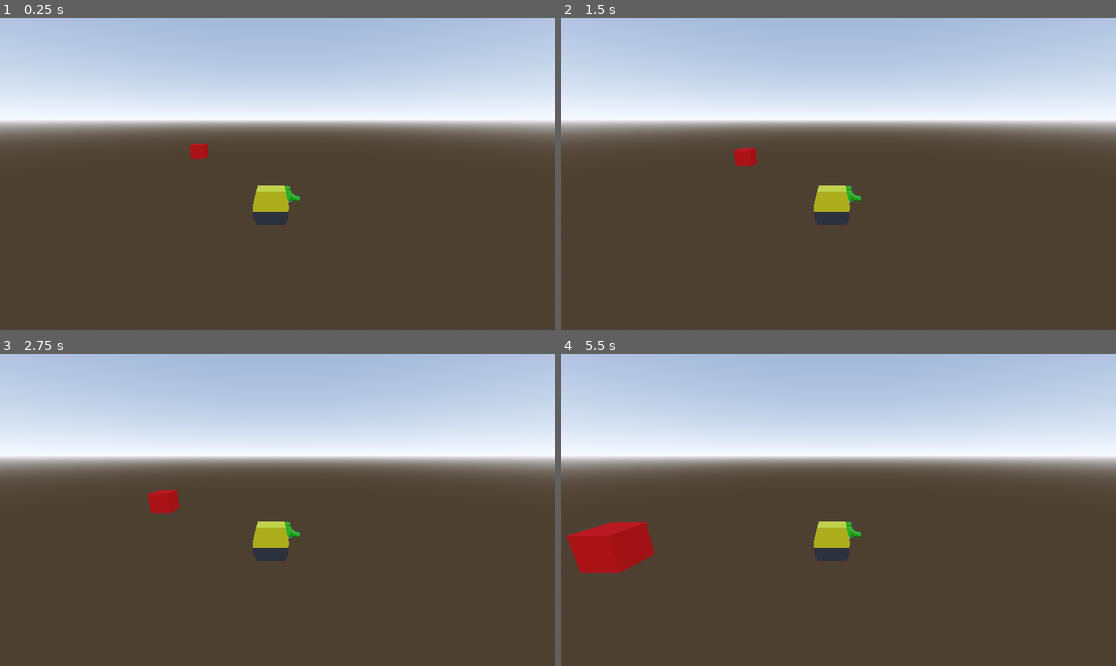
Above: before the commit, frames 1-4 (two rows, left to right).
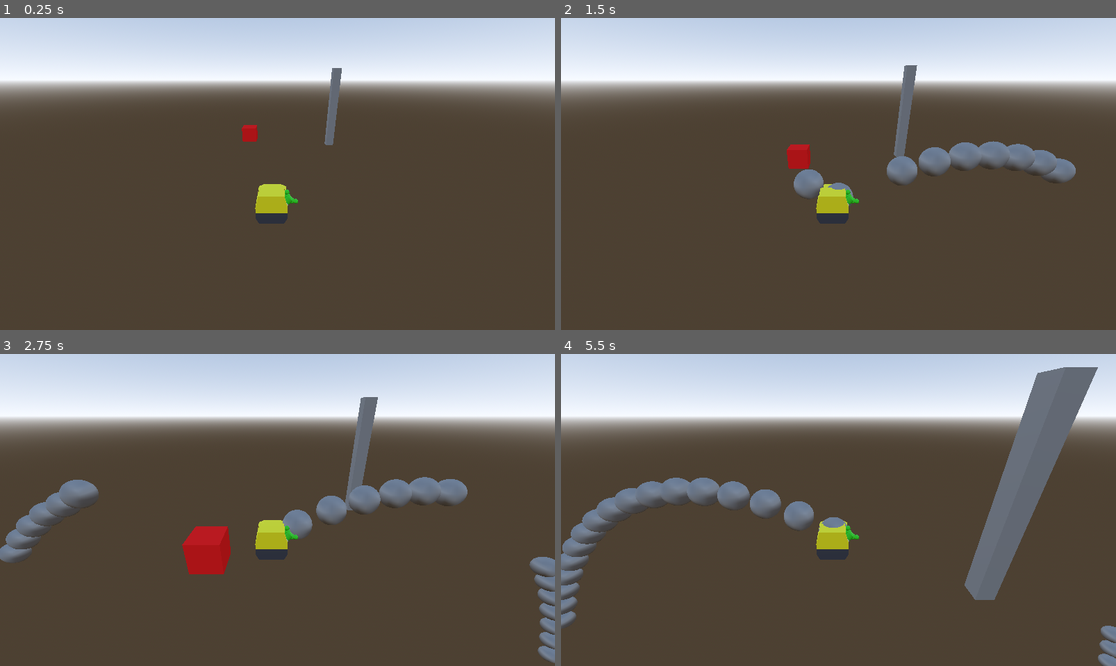
Above: after the commit, the same moments.

Repository: the-g-force/ClownTown
Game: Godot game, scene res://world.tscn
Two runs of this game, one before a commit and one after it. Both use one fixed random seed, a clock stepped at 60 frames per second and the inputs below.
Inputs:
- Up to frame 1 (0.25 s): no input
- Up to frame 2 (1.5 s): hold E (shoot_right, bound only after the commit) 0.53-1.28 s; hold Q (shoot_left, bound only after the commit) from 1.28 s (still down)
- Up to frame 3 (2.75 s): release Q (shoot_left, bound only after the commit) at 2.03 s; hold E (shoot_right, bound only after the commit) from 2.03 s (still down)
- Up to frame 4 (5.5 s): release E (shoot_right, bound only after the commit) at 3.53 s; hold Q (shoot_left, bound only after the commit) from 3.53 s (still down)

The runs differ from the first frame. In frame 1, 35% of the frame differs, in the area x 0-100%, y 2-67%; in frame 2, 38%; in frame 3, 41%; in frame 4, 44%, in the area x 0-100%, y 2-100%.

Commit message:
Add shooting at persons

Diff:
--- /dev/null
+++ b/project/people/person.gd
@@ -0,0 +1,7 @@
+extends Area3D
+
+
+func _on_body_entered(body:PhysicsBody3D)->void:
+	if body is Projectile:
+		print("I'm a CLOOWN!!")
+		body.queue_free()
--- /dev/null
+++ b/project/people/person.tscn
@@ -0,0 +1,22 @@
+[gd_scene load_steps=4 format=3 uid="uid://bqbu13mcbihai"]
+
+[ext_resource type="Script" path="res://people/person.gd" id="1_5lcpr"]
+
+[sub_resource type="BoxShape3D" id="BoxShape3D_tn85u"]
+size = Vector3(1, 10, 1)
+
+[sub_resource type="BoxMesh" id="BoxMesh_iavo0"]
+size = Vector3(1, 10, 1)
+
+[node name="Person" type="Area3D"]
+collision_layer = 8
+collision_mask = 4
+script = ExtResource("1_5lcpr")
+
+[node name="CollisionShape3D" type="CollisionShape3D" parent="."]
+shape = SubResource("BoxShape3D_tn85u")
+
+[node name="MeshInstance3D" type="MeshInstance3D" parent="."]
+mesh = SubResource("BoxMesh_iavo0")
+
+[connection signal="body_entered" from="." to="." method="_on_body_entered"]
--- a/project/player/player.gd
+++ b/project/player/player.gd
@@ -1,11 +1,20 @@
 class_name Player
 extends Area3D
+
+const PROJECTILE := preload("res://projectile/projectile.tscn")
 
 @export var lane_width := 6.0
 @export var lane_change_time := 0.5
 @export var forward_speed := 2.0
+@export var cooldown_time := 0.1
+@export_category("Projectile Impulse")
+@export var vertical_impulse := 5.0
+@export var horizontal_impulse := 10.0
+@export var forward_impulse := 2.0
+
 
 var _is_moving := false
+var _can_shoot := true
 var _current_lane := 1
 
 
@@ -15,6 +24,9 @@
 		var new_lane := _current_lane + direction
 		if new_lane <= 2 and new_lane >= 0:
 			_change_lanes(direction)
+	var shoot_direction : int = sign(Input.get_axis("shoot_left", "shoot_right"))
+	if shoot_direction != 0 and _can_shoot:
+		_shoot(shoot_direction)
 	position.z -= forward_speed * delta
 
 
@@ -26,5 +38,16 @@
 	_is_moving = false
 
 
+func _shoot(direction:int)->void:
+	_can_shoot = false
+	var projectile := PROJECTILE.instantiate()
+	get_parent().add_child(projectile)
+	projectile.global_position = global_position
+	var projectile_impulse := Vector3(direction * horizontal_impulse, vertical_impulse, -forward_speed - forward_impulse)
+	projectile.apply_central_impulse(projectile_impulse)
+	await get_tree().create_timer(cooldown_time).timeout
+	_can_shoot = true
+
+
 func _on_body_entered(_body:PhysicsBody3D)->void:
 	get_tree().call_deferred("change_scene_to_file", "res://screens/end_game_screen.tscn")
--- a/project/player/player.tscn
+++ b/project/player/player.tscn
@@ -6,6 +6,7 @@
 [sub_resource type="BoxShape3D" id="BoxShape3D_6d70y"]
 
 [node name="Player" type="Area3D"]
+collision_mask = 2
 script = ExtResource("1_i2emj")
 
 [node name="CollisionShape3D" type="CollisionShape3D" parent="."]
--- a/project/project.godot
+++ b/project/project.godot
@@ -29,6 +29,23 @@
 , Object(InputEventKey,"resource_local_to_scene":false,"resource_name":"","device":-1,"window_id":0,"alt_pressed":false,"shift_pressed":false,"ctrl_pressed":false,"meta_pressed":false,"pressed":false,"keycode":0,"physical_keycode":4194321,"key_label":0,"unicode":0,"echo":false,"script":null)
 ]
 }
+shoot_left={
+"deadzone": 0.5,
+"events": [null, Object(InputEventKey,"resource_local_to_scene":false,"resource_name":"","device":-1,"window_id":0,"alt_pressed":false,"shift_pressed":false,"ctrl_pressed":false,"meta_pressed":false,"pressed":false,"keycode":0,"physical_keycode":81,"key_label":0,"unicode":113,"echo":false,"script":null)
+]
+}
+shoot_right={
+"deadzone": 0.5,
+"events": [Object(InputEventKey,"resource_local_to_scene":false,"resource_name":"","device":-1,"window_id":0,"alt_pressed":false,"shift_pressed":false,"ctrl_pressed":false,"meta_pressed":false,"pressed":false,"keycode":0,"physical_keycode":69,"key_label":0,"unicode":101,"echo":false,"script":null)
+]
+}
+
+[layer_names]
+
+3d_physics/layer_1="player"
+3d_physics/layer_2="obstacles"
+3d_physics/layer_3="projectiles"
+3d_physics/layer_4="people"
 
 [rendering]
 
--- /dev/null
+++ b/project/projectile/projectile.gd
@@ -0,0 +1,6 @@
+class_name Projectile
+extends RigidBody3D
+
+
+func _on_timer_timeout()->void:
+	queue_free()
--- /dev/null
+++ b/project/projectile/projectile.tscn
@@ -0,0 +1,26 @@
+[gd_scene load_steps=4 format=3 uid="uid://dk4xg7f8r1f0x"]
+
+[ext_resource type="Script" path="res://projectile/projectile.gd" id="1_mleoo"]
+
+[sub_resource type="SphereShape3D" id="SphereShape3D_m5828"]
+
+[sub_resource type="SphereMesh" id="SphereMesh_kjkkt"]
+
+[node name="Projectile" type="RigidBody3D"]
+collision_layer = 4
+collision_mask = 10
+max_contacts_reported = 1
+contact_monitor = true
+script = ExtResource("1_mleoo")
+
+[node name="CollisionShape3D" type="CollisionShape3D" parent="."]
+shape = SubResource("SphereShape3D_m5828")
+
+[node name="MeshInstance3D" type="MeshInstance3D" parent="."]
+mesh = SubResource("SphereMesh_kjkkt")
+
+[node name="Timer" type="Timer" parent="."]
+wait_time = 5.0
+autostart = true
+
+[connection signal="timeout" from="Timer" to="." method="_on_timer_timeout"]
--- a/project/world.tscn
+++ b/project/world.tscn
@@ -1,7 +1,8 @@
-[gd_scene load_steps=9 format=3 uid="uid://pog1f6cctk83"]
+[gd_scene load_steps=10 format=3 uid="uid://pog1f6cctk83"]
 
 [ext_resource type="PackedScene" uid="uid://dbhexktlm6ox4" path="res://player/player.tscn" id="1_8wopq"]
 [ext_resource type="Script" path="res://player_follow_camera.gd" id="2_inu3m"]
+[ext_resource type="PackedScene" uid="uid://bqbu13mcbihai" path="res://people/person.tscn" id="3_5clvs"]
 
 [sub_resource type="StandardMaterial3D" id="StandardMaterial3D_xpiwl"]
 albedo_color = Color(1, 0, 0, 1)
@@ -25,21 +26,28 @@
 
 [node name="Player" parent="." instance=ExtResource("1_8wopq")]
 transform = Transform3D(1, 0, 0, 0, 1, 0, 0, 0, 1, 0, 0, -0.0011673)
+lane_width = 2.0
+lane_change_time = 0.4
+forward_speed = 4.0
 
 [node name="MeshInstance3D" type="MeshInstance3D" parent="."]
-transform = Transform3D(1, 0, 0, 0, 1, 0, 0, 0, 1, -6, 0, -10.0313)
+transform = Transform3D(1, 0, 0, 0, 1, 0, 0, 0, 1, -2.04435, 0, -10.0313)
 mesh = SubResource("BoxMesh_x7a3a")
 
 [node name="StaticBody3D" type="StaticBody3D" parent="MeshInstance3D"]
+collision_layer = 2
 
 [node name="CollisionShape3D" type="CollisionShape3D" parent="MeshInstance3D/StaticBody3D"]
 shape = SubResource("BoxShape3D_svaw5")
 
 [node name="Camera3D" type="Camera3D" parent="." node_paths=PackedStringArray("player")]
-transform = Transform3D(1, 0, 0, 0, 0.965926, 0.258819, 0, -0.258819, 0.965926, 0, 2.34962, 6.14931)
+transform = Transform3D(1, 0, 0, 0, 0.907624, 0.419785, 0, -0.419785, 0.907624, 0, 3.62015, 6.14931)
 current = true
 script = ExtResource("2_inu3m")
 player = NodePath("../Player")
 
 [node name="WorldEnvironment" type="WorldEnvironment" parent="."]
 environment = SubResource("Environment_dhw07")
+
+[node name="Person" parent="." instance=ExtResource("3_5clvs")]
+transform = Transform3D(1, 0, 0, 0, 1, 0, 0, 0, 1, 7.55967, 0, -24.087)
